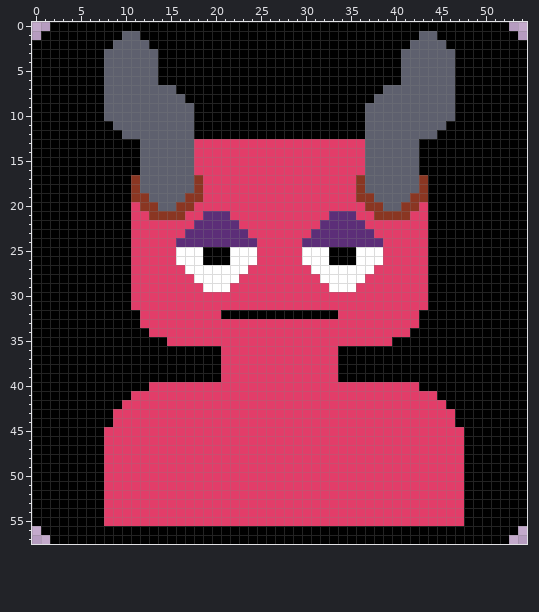
Pixel-art file -- assets/sprites/vacuum_shop/demon_shopkeep.ase. That is the earlier state.
55x58 pixels, 1 frame.
The result:
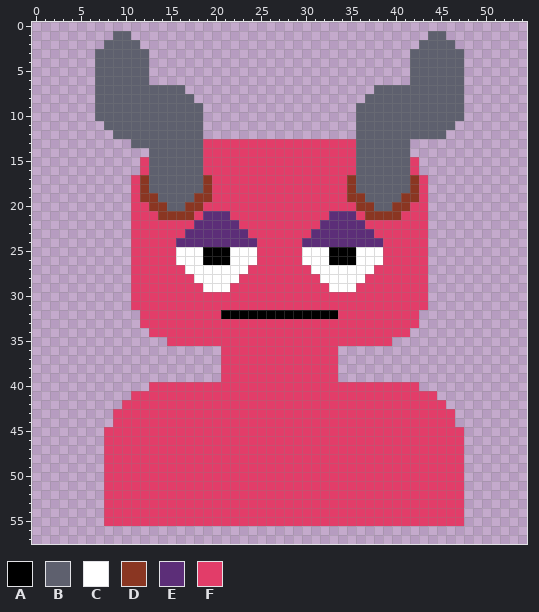
Palette (. is transparent): A #000000  B #5e606e  C #ffffff  D #8a3622  E #5c2e78  F #e23d69
Changes in this commit:
layer "bg" removed
Changed rows in their new state; - is an unchanged pixel.
first column x 0:
 0 --...................................................--
 1 -........B-.................................-B........-
 2 ........B---...............................---B........
 3 .......B-----.............................-----B.......
 4 .......B-----.............................-----B.......
 5 .......B-----.............................-----B.......
 6 .......B-----.............................-----B.......
 7 .......B--------B.....................B--------B.......
 8 .......B---------B...................B---------B.......
 9 .......B----------B.................B----------B.......
10 .......B----------B.................B----------B.......
11 ........B---------B.................B---------B........
12 .........B--------B.................B--------B.........
13 ...........B------B-----------------B-----.............
14 .............-----B-----------------B-----.............
15 ............F-----B-----------------B-----F............
16 ............F-----B-----------------B-----F............
17 ...........FD-----BD---------------DB-----DF...........
18 ...........FD-----BD---------------DB-----DF...........
19 ...........F-D---B-D---------------D-B---D-F...........
20 ...........-F-D-B-D-----------------D-B-D-F-...........
21 ...........--F---D-------------------D---F--...........
22 ...........---------------------------------...........
23 ...........---------------------------------...........
24 ...........---------------------------------...........
25 ...........---------------------------------...........
26 ...........---------------------------------...........
27 ...........---------------------------------...........
28 ...........---------------------------------...........
29 ...........---------------------------------...........
30 ...........---------------------------------...........
31 ...........---------------------------------...........
32 ............-------------------------------............
33 ............-------------------------------............
34 .............-----------------------------.............
35 ...............-------------------------...............
36 .....................-------------.....................
37 .....................-------------.....................
38 .....................-------------.....................
39 .....................-------------.....................
40 .............------------------------------............
41 ...........----------------------------------..........
42 ..........------------------------------------.........
43 .........--------------------------------------........
44 .........--------------------------------------........
45 ........----------------------------------------.......
46 ........----------------------------------------.......
47 ........----------------------------------------.......
48 ........----------------------------------------.......
49 ........----------------------------------------.......
50 ........----------------------------------------.......
51 ........----------------------------------------.......
52 ........----------------------------------------.......
53 ........----------------------------------------.......
54 ........----------------------------------------.......
55 ........----------------------------------------.......
56 -.....................................................-
57 --...................................................--
Boxes around the changes in both pictures, in picture pixels (x1, y1, x2, y2):
changed: (32, 22, 527, 544)
